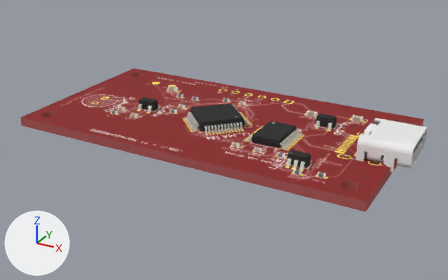
What one commit did to the glTF model public/viewer/usb-c__msp430fr2355__photodiode/3d.glb.
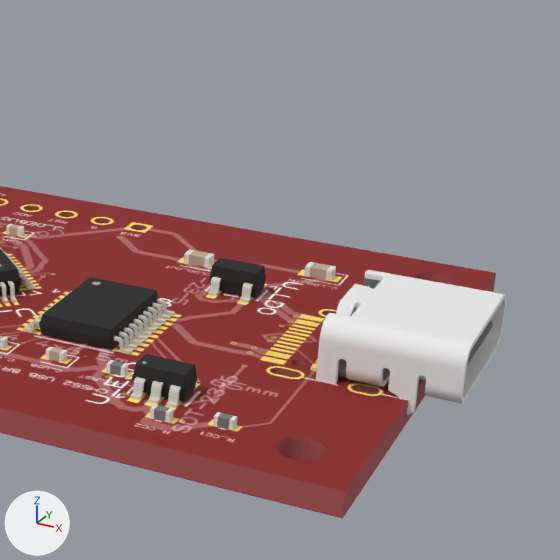
There are two pictures of each version: one whole from a camera (50 mm lens) standing at (44.3, -79.6, 36.9) and looking at (1.4, -1.8, -2.1), one close up on the part from 53% to 100% of the width and 6% to 81% of the height. The lights are fixed; the arrows at lower left show +X, +Y and +Z. The first two pictures are the older version.

The first close-up shows 'Box0', 'J1', 'U_ESD', 'U_LDO', 'U_MAIN', 'U_USB' and 8 more.
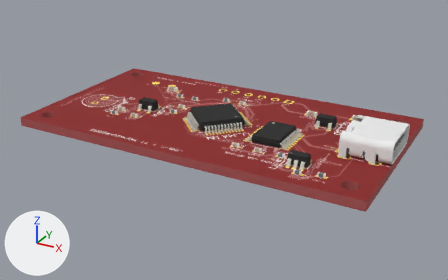
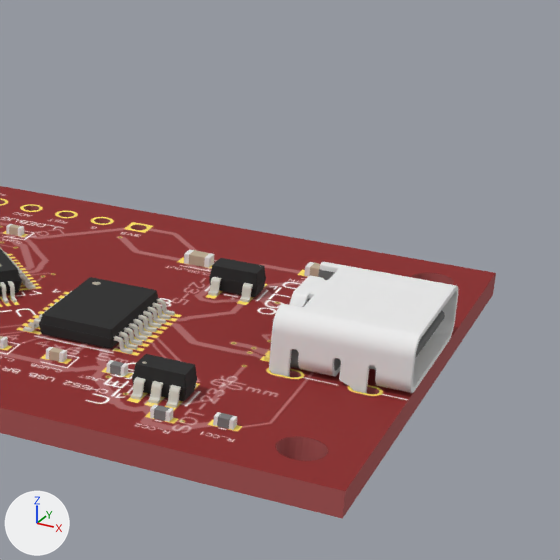
What differs and where, as boxes (x1, y1, x2, y2) in the close-ups (560 x 560 px):
'J1', moved
    before: (311, 270, 506, 415)
    after: (264, 262, 458, 393)

What changed in the scene script:
```text
Change ob_j1:
    ob_j1.location: (25.79, 0.0, 0.7) -> (23.29, 0.0, 0.7)
```
